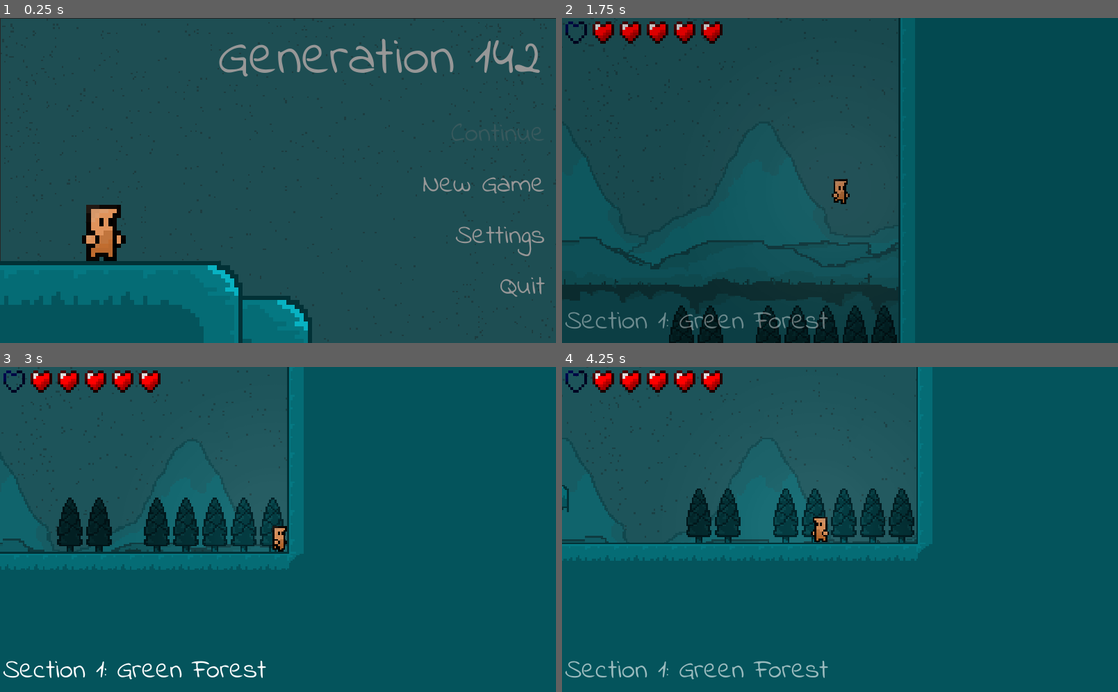
Above: before the commit, frames 1-4 (two rows, left to right).
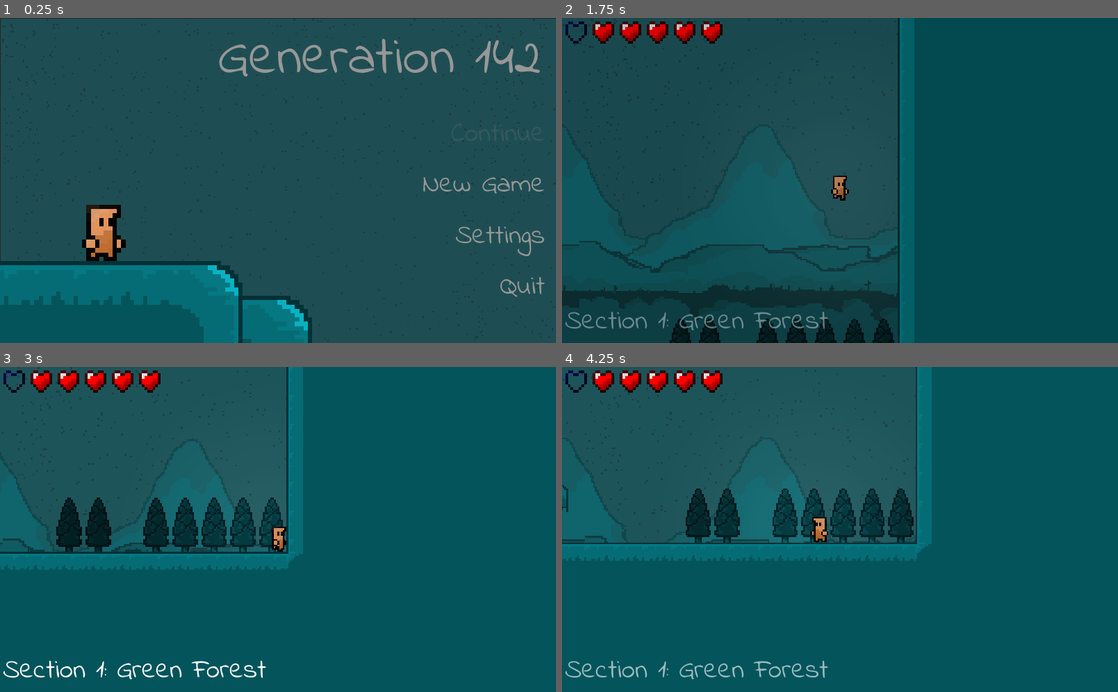
Above: after the commit, the same moments.

Repository: Zeno3463/Generation-142
Game: Godot game, scene res://scenes/Menu.tscn
The game is run twice, just before and just after one commit, with the same random seed, the same clock (stepped at 60 frames per second) and the same inputs. Sound files missing from this copy of the repository are replaced by a short silence.
Inputs (mouse positions are in pixels of both pictures, inside the frame that each line leads up to):
- Up to frame 1 (0.25 s): no input
- Up to frame 2 (1.75 s): click "New Game" at 0.5 s; click "New Game" at 1.25 s
- Up to frame 3 (3 s): move the mouse to (400, 513) at 2.02 s; hold Right (ui_right) from 2.03 s (still down); tap X (attack) at 2.1 s; tap Up (ui_up) at 2.27 s; move the mouse to (166, 545) at 2.77 s; tap Z (dash) at 2.85 s
- Up to frame 4 (4.25 s): tap Up (ui_up) at 3.02 s; move the mouse to (895, 458) at 3.52 s; release Right (ui_right) at 3.53 s; hold Left (ui_left) from 3.53 s (still down); tap E (interact) at 3.6 s

The runs differ from the first frame. In frame 1, 0.2% of the frame differs, in the area x 14-23%, y 65-73%; in frame 2, 3.7%, in the area x 0-61%, y 0-100%; in frame 3, 0.9%; in frame 4, 1.0%.

Commit message:
added pause menu

Diff:
--- a/project.godot
+++ b/project.godot
@@ -117,6 +117,11 @@
 "events": [ Object(InputEventKey,"resource_local_to_scene":false,"resource_name":"","device":0,"alt":false,"shift":false,"control":false,"meta":false,"command":false,"pressed":false,"scancode":77,"physical_scancode":0,"unicode":0,"echo":false,"script":null)
  ]
 }
+pause={
+"deadzone": 0.5,
+"events": [ Object(InputEventKey,"resource_local_to_scene":false,"resource_name":"","device":0,"alt":false,"shift":false,"control":false,"meta":false,"command":false,"pressed":false,"scancode":80,"physical_scancode":0,"unicode":0,"echo":false,"script":null)
+ ]
+}
 
 [physics]
 
--- a/scenes/Menu.tscn
+++ b/scenes/Menu.tscn
@@ -95,6 +95,7 @@
 script = ExtResource( 8 )
 
 [node name="Background" type="Control" parent="CanvasLayer"]
+pause_mode = 2
 margin_right = 40.0
 margin_bottom = 40.0
 __meta__ = {
@@ -102,44 +103,51 @@
 }
 
 [node name="TextureRect" type="Sprite" parent="CanvasLayer/Background"]
+pause_mode = 2
 position = Vector2( 511.182, 300.882 )
 scale = Vector2( 4, 4 )
 z_index = 1
 texture = ExtResource( 2 )
 
 [node name="AnimatedSprite" type="AnimatedSprite" parent="CanvasLayer/Background"]
+pause_mode = 2
 position = Vector2( 511.182, 300.882 )
 scale = Vector2( 4, 4 )
 z_index = 1
 frames = SubResource( 5 )
-frame = 1
 speed_scale = 2.0
 playing = true
 
 [node name="Sprite" type="Sprite" parent="CanvasLayer/Background"]
+pause_mode = 2
 position = Vector2( 450.115, 300.869 )
 scale = Vector2( 3.11827, 3.11827 )
 texture = ExtResource( 3 )
 
 [node name="Sprite2" type="Sprite" parent="CanvasLayer/Background"]
+pause_mode = 2
 position = Vector2( 1346.78, 300.869 )
 scale = Vector2( 3.11827, 3.11827 )
 texture = ExtResource( 3 )
 
 [node name="Effects" type="Node2D" parent="CanvasLayer/Background"]
+pause_mode = 2
 
 [node name="Light2D" type="Light2D" parent="CanvasLayer/Background/Effects"]
+pause_mode = 2
 position = Vector2( 221.357, 400.788 )
 z_index = 2
 texture = ExtResource( 4 )
 
 [node name="Shadow" type="Sprite" parent="CanvasLayer/Background/Effects"]
+pause_mode = 2
 modulate = Color( 0.133333, 0.133333, 0.133333, 0.45098 )
 position = Vector2( 512.524, 298.264 )
 scale = Vector2( 33.0327, 19.6415 )
 texture = ExtResource( 5 )
 
 [node name="Menu" type="Control" parent="CanvasLayer"]
+pause_mode = 2
 margin_right = 40.0
 margin_bottom = 40.0
 rect_pivot_offset = Vector2( -323.247, 20 )
@@ -148,6 +156,7 @@
 }
 
 [node name="Label" type="Label" parent="CanvasLayer/Menu"]
+pause_mode = 2
 margin_left = 401.458
 margin_top = 4.13278
 margin_right = 1016.46
@@ -162,6 +171,7 @@
 }
 
 [node name="VBoxContainer" type="VBoxContainer" parent="CanvasLayer/Menu"]
+pause_mode = 2
 margin_left = 777.751
 margin_top = 179.445
 margin_right = 1003.75
@@ -172,6 +182,7 @@
 }
 
 [node name="Continue" type="Button" parent="CanvasLayer/Menu/VBoxContainer"]
+pause_mode = 2
 margin_right = 226.0
 margin_bottom = 74.0
 custom_colors/font_color_disabled = Color( 0.439216, 0.439216, 0.439216, 0.317647 )
@@ -191,6 +202,7 @@
 }
 
 [node name="New Game" type="Button" parent="CanvasLayer/Menu/VBoxContainer"]
+pause_mode = 2
 margin_top = 94.0
 margin_right = 226.0
 margin_bottom = 168.0
@@ -210,6 +222,7 @@
 }
 
 [node name="Settings" type="Button" parent="CanvasLayer/Menu/VBoxContainer"]
+pause_mode = 2
 margin_top = 188.0
 margin_right = 226.0
 margin_bottom = 262.0
@@ -229,6 +242,7 @@
 }
 
 [node name="Quit" type="Button" parent="CanvasLayer/Menu/VBoxContainer"]
+pause_mode = 2
 margin_top = 282.0
 margin_right = 226.0
 margin_bottom = 356.0
@@ -248,6 +262,7 @@
 }
 
 [node name="Settings" type="Control" parent="CanvasLayer"]
+pause_mode = 2
 margin_left = 782.881
 margin_right = 822.881
 margin_bottom = 40.0
@@ -258,6 +273,7 @@
 }
 
 [node name="Label" type="Label" parent="CanvasLayer/Settings"]
+pause_mode = 2
 margin_left = 401.0
 margin_top = 4.0
 margin_right = 1016.0
@@ -273,6 +289,7 @@
 }
 
 [node name="VBoxContainer" type="VBoxContainer" parent="CanvasLayer/Settings"]
+pause_mode = 2
 margin_left = 712.161
 margin_top = 176.081
 margin_right = 1014.16
@@ -284,6 +301,7 @@
 }
 
 [node name="Label" type="Label" parent="CanvasLayer/Settings/VBoxContainer"]
+pause_mode = 2
 margin_right = 301.0
 margin_bottom = 45.0
 custom_colors/font_color = Color( 0.592157, 0.592157, 0.592157, 1 )
@@ -291,6 +309,7 @@
 align = 2
 
 [node name="Music Slider" type="HSlider" parent="CanvasLayer/Settings/VBoxContainer"]
+pause_mode = 2
 margin_top = 55.0
 margin_right = 301.0
 margin_bottom = 87.0
@@ -298,6 +317,7 @@
 max_value = 0.0
 
 [node name="Label2" type="Label" parent="CanvasLayer/Settings/VBoxContainer"]
+pause_mode = 2
 margin_top = 97.0
 margin_right = 301.0
 margin_bottom = 142.0
@@ -306,6 +326,7 @@
 align = 2
 
 [node name="Sound Slider" type="HSlider" parent="CanvasLayer/Settings/VBoxContainer"]
+pause_mode = 2
 margin_top = 152.0
 margin_right = 301.0
 margin_bottom = 184.0
@@ -313,6 +334,7 @@
 max_value = 0.0
 
 [node name="Back" type="Button" parent="CanvasLayer/Settings/VBoxContainer"]
+pause_mode = 2
 margin_top = 194.0
 margin_right = 301.0
 margin_bottom = 268.0
@@ -332,9 +354,11 @@
 }
 
 [node name="AudioStreamPlayer" type="AudioStreamPlayer" parent="CanvasLayer"]
+pause_mode = 2
 stream = ExtResource( 9 )
 
 [node name="Tween" type="Tween" parent="CanvasLayer"]
+pause_mode = 2
 
 [node name="TileMap" type="TileMap" parent="."]
 position = Vector2( 7, 0 )
--- a/scenes/Objects/Power Up.tscn
+++ b/scenes/Objects/Power Up.tscn
@@ -57,7 +57,6 @@
 
 [node name="AnimatedSprite" type="AnimatedSprite" parent="Area2D"]
 frames = SubResource( 6 )
-frame = 3
 playing = true
 
 [node name="AnimationPlayer" type="AnimationPlayer" parent="Area2D"]
--- a/scenes/UI.tscn
+++ b/scenes/UI.tscn
@@ -9,6 +9,7 @@
 [ext_resource path="res://sprites/Maps/Full Map.png" type="Texture" id=7]
 [ext_resource path="res://scripts/Map.gd" type="Script" id=8]
 [ext_resource path="res://sound effects/Power Up.wav" type="AudioStream" id=9]
+[ext_resource path="res://scripts/Pause Menu.gd" type="Script" id=10]
 
 [sub_resource type="DynamicFont" id=1]
 font_data = ExtResource( 3 )
@@ -75,6 +76,24 @@
 "values": [ Color( 1, 1, 1, 0 ), Color( 1, 1, 1, 0 ), Color( 1, 1, 1, 1 ) ]
 }
 
+[sub_resource type="DynamicFont" id=13]
+size = 100
+font_data = ExtResource( 3 )
+
+[sub_resource type="DynamicFont" id=14]
+size = 50
+font_data = ExtResource( 3 )
+
+[sub_resource type="StyleBoxEmpty" id=15]
+
+[sub_resource type="StyleBoxEmpty" id=16]
+
+[sub_resource type="StyleBoxEmpty" id=17]
+
+[sub_resource type="StyleBoxEmpty" id=18]
+
+[sub_resource type="StyleBoxEmpty" id=19]
+
 [sub_resource type="DynamicFont" id=11]
 size = 50
 font_data = ExtResource( 3 )
@@ -132,6 +151,26 @@
 texture = ExtResource( 1 )
 expand = true
 
+[node name="Scene Transtion" type="Control" parent="."]
+margin_right = 40.0
+margin_bottom = 40.0
+__meta__ = {
+"_edit_use_anchors_": false
+}
+
+[node name="ColorRect" type="ColorRect" parent="Scene Transtion"]
+margin_left = -48.0
+margin_top = -33.0
+margin_right = 1061.0
+margin_bottom = 637.0
+color = Color( 0, 0, 0, 1 )
+__meta__ = {
+"_edit_use_anchors_": false
+}
+
+[node name="AnimationPlayer" type="AnimationPlayer" parent="Scene Transtion"]
+"anims/Fade In" = SubResource( 2 )
+
 [node name="Map" type="Control" parent="."]
 visible = false
 margin_right = 40.0
@@ -273,26 +312,6 @@
 
 [node name="AudioStreamPlayer" type="AudioStreamPlayer" parent="Map"]
 
-[node name="Scene Transtion" type="Control" parent="."]
-margin_right = 40.0
-margin_bottom = 40.0
-__meta__ = {
-"_edit_use_anchors_": false
-}
-
-[node name="ColorRect" type="ColorRect" parent="Scene Transtion"]
-margin_left = -48.0
-margin_top = -33.0
-margin_right = 1061.0
-margin_bottom = 637.0
-color = Color( 0, 0, 0, 1 )
-__meta__ = {
-"_edit_use_anchors_": false
-}
-
-[node name="AnimationPlayer" type="AnimationPlayer" parent="Scene Transtion"]
-"anims/Fade In" = SubResource( 2 )
-
 [node name="Power Up Explainer" type="Control" parent="."]
 visible = false
 modulate = Color( 1, 1, 1, 0 )
@@ -308,7 +327,6 @@
 scale = Vector2( 15, 15 )
 z_index = 1
 frames = SubResource( 7 )
-frame = 3
 playing = true
 
 [node name="Effects" type="Node2D" parent="Power Up Explainer"]
@@ -371,6 +389,113 @@
 pause_mode = 2
 stream = ExtResource( 9 )
 
+[node name="Pause Menu" type="Control" parent="."]
+pause_mode = 2
+visible = false
+margin_right = 40.0
+margin_bottom = 40.0
+script = ExtResource( 10 )
+__meta__ = {
+"_edit_use_anchors_": false
+}
+
+[node name="Effects" type="Node2D" parent="Pause Menu"]
+
+[node name="Light" type="Node2D" parent="Pause Menu/Effects"]
+
+[node name="Shadow" type="Sprite" parent="Pause Menu/Effects/Light"]
+modulate = Color( 0.133333, 0.133333, 0.133333, 0.45098 )
+position = Vector2( 512.524, 298.264 )
+scale = Vector2( 33.0327, 19.6415 )
+texture = ExtResource( 6 )
+
+[node name="Light2D" type="Light2D" parent="Pause Menu/Effects/Light"]
+position = Vector2( 527.412, 99.342 )
+scale = Vector2( 0.684811, 0.684811 )
+texture = ExtResource( 5 )
+
+[node name="Title" type="Label" parent="Pause Menu"]
+margin_left = 240.198
+margin_top = 3.18201
+margin_right = 801.198
+margin_bottom = 150.182
+custom_fonts/font = SubResource( 13 )
+text = "Pause"
+align = 1
+__meta__ = {
+"_edit_use_anchors_": false
+}
+
+[node name="VBoxContainer" type="VBoxContainer" parent="Pause Menu"]
+pause_mode = 2
+margin_left = 439.241
+margin_top = 238.289
+margin_right = 612.241
+margin_bottom = 468.289
+__meta__ = {
+"_edit_use_anchors_": false
+}
+
+[node name="Resume" type="Button" parent="Pause Menu/VBoxContainer"]
+margin_right = 173.0
+margin_bottom = 74.0
+custom_colors/font_color_disabled = Color( 0.439216, 0.439216, 0.439216, 0.317647 )
+custom_colors/font_color = Color( 0.592157, 0.592157, 0.592157, 1 )
+custom_colors/font_color_hover = Color( 1, 1, 1, 1 )
+custom_colors/font_color_pressed = Color( 0.423529, 0.423529, 0.423529, 1 )
+custom_fonts/font = SubResource( 14 )
+custom_styles/hover = SubResource( 15 )
+custom_styles/pressed = SubResource( 16 )
+custom_styles/focus = SubResource( 17 )
+custom_styles/disabled = SubResource( 18 )
+custom_styles/normal = SubResource( 19 )
+text = "Resume"
+align = 2
+__meta__ = {
+"_edit_use_anchors_": false
+}
+
+[node name="To Menu" type="Button" parent="Pause Menu/VBoxContainer"]
+margin_top = 78.0
+margin_right = 173.0
+margin_bottom = 152.0
+custom_colors/font_color_disabled = Color( 0.439216, 0.439216, 0.439216, 0.317647 )
+custom_colors/font_color = Color( 0.592157, 0.592157, 0.592157, 1 )
+custom_colors/font_color_hover = Color( 1, 1, 1, 1 )
+custom_colors/font_color_pressed = Color( 0.423529, 0.423529, 0.423529, 1 )
+custom_fonts/font = SubResource( 14 )
+custom_styles/hover = SubResource( 15 )
+custom_styles/pressed = SubResource( 16 )
+custom_styles/focus = SubResource( 17 )
+custom_styles/disabled = SubResource( 18 )
+custom_styles/normal = SubResource( 19 )
+text = "To Menu"
+align = 2
+__meta__ = {
+"_edit_use_anchors_": false
+}
+
+[node name="Quit" type="Button" parent="Pause Menu/VBoxContainer"]
+margin_top = 156.0
+margin_right = 173.0
+margin_bottom = 230.0
+custom_colors/font_color_disabled = Color( 0.439216, 0.439216, 0.439216, 0.317647 )
+custom_colors/font_color = Color( 0.592157, 0.592157, 0.592157, 1 )
+custom_colors/font_color_hover = Color( 1, 1, 1, 1 )
+custom_colors/font_color_pressed = Color( 0.423529, 0.423529, 0.423529, 1 )
+custom_fonts/font = SubResource( 14 )
+custom_styles/hover = SubResource( 15 )
+custom_styles/pressed = SubResource( 16 )
+custom_styles/focus = SubResource( 17 )
+custom_styles/disabled = SubResource( 18 )
+custom_styles/normal = SubResource( 19 )
+text = "Quit"
+__meta__ = {
+"_edit_use_anchors_": false
+}
+
+[node name="AudioStreamPlayer" type="AudioStreamPlayer" parent="Pause Menu"]
+
 [node name="Level Displayer" type="Control" parent="."]
 margin_right = 40.0
 margin_bottom = 40.0
@@ -392,3 +517,7 @@
 
 [node name="AnimationPlayer" type="AnimationPlayer" parent="Level Displayer"]
 "anims/Fade In" = SubResource( 12 )
+
+[connection signal="button_down" from="Pause Menu/VBoxContainer/Resume" to="Pause Menu" method="_on_Resume_button_down"]
+[connection signal="button_down" from="Pause Menu/VBoxContainer/To Menu" to="Pause Menu" method="_on_To_Menu_button_down"]
+[connection signal="button_down" from="Pause Menu/VBoxContainer/Quit" to="Pause Menu" method="_on_Quit_button_down"]
--- a/scripts/Global Variables.gd
+++ b/scripts/Global Variables.gd
@@ -90,20 +90,23 @@
 			visited_section = data["visited_section"]
 			file.close()
 
-			# display the current level name to the screen
-			ui.display_current_level(curr_section_name)
+	# display the current level name to the screen
+	ui.display_current_level(curr_section_name)
 
-			# change scene to the level
-			get_tree().change_scene(curr_section_path) # warning-ignore:return_value_discarded
+	# change scene to the level
+	get_tree().change_scene(curr_section_path) # warning-ignore:return_value_discarded
 
-			# wait for 0.01 second
-			yield(get_tree().create_timer(0.01), "timeout")
+	# wait for 0.01 second
+	yield(get_tree().create_timer(0.01), "timeout")
 
-			# teleport the Player to the level starting pos
-			get_parent().get_node("/root/Player/Camera2D").smoothing_enabled = false
-			get_parent().get_node("/root/Player").global_position = get_parent().get_node("/root/Level Node/Player Starting Pos").global_position
+	# teleport the Player to the level starting pos
+	get_parent().get_node("/root/Player/Camera2D").smoothing_enabled = false
+	get_parent().get_node("/root/Player").global_position = get_parent().get_node("/root/Level Node/Player Starting Pos").global_position
 
-			# snap the camera to the Player
-			get_parent().get_node("/root/Player/Camera2D").position = Vector2.ZERO
-			yield(get_tree().create_timer(0.1), "timeout")
-			get_parent().get_node("/root/Player/Camera2D").smoothing_enabled = true
+	# reset the Player's velocity
+	Player.vel = Vector2.ZERO
+
+	# snap the camera to the Player
+	get_parent().get_node("/root/Player/Camera2D").position = Vector2.ZERO
+	yield(get_tree().create_timer(0.1), "timeout")
+	get_parent().get_node("/root/Player/Camera2D").smoothing_enabled = true
--- a/scripts/Menu.gd
+++ b/scripts/Menu.gd
@@ -1,44 +1,52 @@
 extends CanvasLayer
 
-onready var ui = get_tree().get_root().get_node("/root/Ui")
-
 # settings variables
-var menu_start_pos = Vector2.ZERO
-var settings_start_pos = Vector2.ZERO
+onready var menu_start_pos = $Menu.rect_global_position
+onready var settings_start_pos = $Settings.rect_global_position
 
 func _ready():
+	get_tree().paused = true
+	GlobalVariables.load_settings()
+
+	# if the player had played the game before, activate the "continue" button
 	var file = File.new()
 	if not file.file_exists("user://save.dat"):
 		$"Menu/VBoxContainer/Continue".disabled = true
 
-	ui.get_node("Lives").visible = false
+	# hide the lives
+	Ui.get_node("Lives").visible = false
 
-	menu_start_pos = $Menu.rect_global_position
-	settings_start_pos = $Settings.rect_global_position
-
+	# connect the signals
 	for child in $Menu/VBoxContainer.get_children():
 		if child is Button and not child.disabled:
 			child.connect("mouse_entered", self, "_on_button_hover")
 	$Settings/VBoxContainer/Back.connect("mouse_entered", self, "_on_button_hover") # warning-ignore:return_value_discarded
 
+func _process(_delta):
+	# adjust the volume of the buttons
+	$AudioStreamPlayer.volume_db = GlobalVariables.sound_volume
+
 func _on_Continue_button_down():
 	play_click_sound()
-	ui.load_fade_in_animation()
+	Ui.load_fade_in_animation()
 	yield(get_tree().create_timer(1), "timeout")
 	get_tree().change_scene("res://scenes/Levels/Blue Forest/Blue Forest Section 0.tscn") # warning-ignore:return_value_discarded
-	ui.get_node("Lives").visible = true
+	Ui.get_node("Lives").visible = true
 	GlobalVariables.load_game()
-	ui.load_fade_out_animation()
+	Ui.load_fade_out_animation()
+	get_tree().paused = false
 
 func _on_New_Game_button_down():
 	play_click_sound()
 	GlobalVariables.clear_stored_data()
-	ui.load_fade_in_animation()
+	Ui.load_fade_in_animation()
 	yield(get_tree().create_timer(1), "timeout")
 	get_tree().change_scene("res://scenes/Levels/Blue Forest/Blue Forest Section 0.tscn") # warning-ignore:return_value_discarded
-	ui.get_node("Lives").visible = true
-	ui.display_current_level("Section 1: Green Forest")
-	ui.load_fade_out_animation()
+	Ui.get_node("Lives").visible = true
+	Ui.display_current_level("Section 1: Green Forest")
+	GlobalVariables.load_game()
+	Ui.load_fade_out_animation()
+	get_tree().paused = false
 
 func _on_Quit_button_down():
 	get_tree().quit()
--- /dev/null
+++ b/scripts/Pause Menu.gd
@@ -0,0 +1,36 @@
+extends Control
+
+func _ready():
+	for child in $VBoxContainer.get_children():
+			if child is Button and not child.disabled:
+				child.connect("mouse_entered", self, "_on_button_hover")
+
+func _process(_delta):
+	$AudioStreamPlayer.volume_db = GlobalVariables.sound_volume
+
+	if Input.is_action_just_pressed("pause"):
+		visible = not visible
+		get_tree().paused = visible
+	if Input.is_action_pressed("ui_cancel") and visible:
+		visible = false
+		get_tree().paused = false
+
+func _on_Resume_button_down():
+	visible = false
+	get_tree().paused = false
+
+func _on_To_Menu_button_down():
+	visible = false
+	Ui.load_fade_in_animation()
+	yield(get_tree().create_timer(1), "timeout")
+	get_tree().change_scene("res://scenes/Menu.tscn") # warning-ignore:return_value_discarded
+	Ui.get_node("Lives").visible = false
+	Ui.load_fade_out_animation()
+	get_tree().paused = false
+
+func _on_Quit_button_down():
+	get_tree().quit()
+
+func _on_button_hover():
+	$AudioStreamPlayer.stream = preload("res://sound effects/Hover Button.wav")
+	$AudioStreamPlayer.play()
Not shown: 1 places in scenes/UI.tscn that only renumber resources
